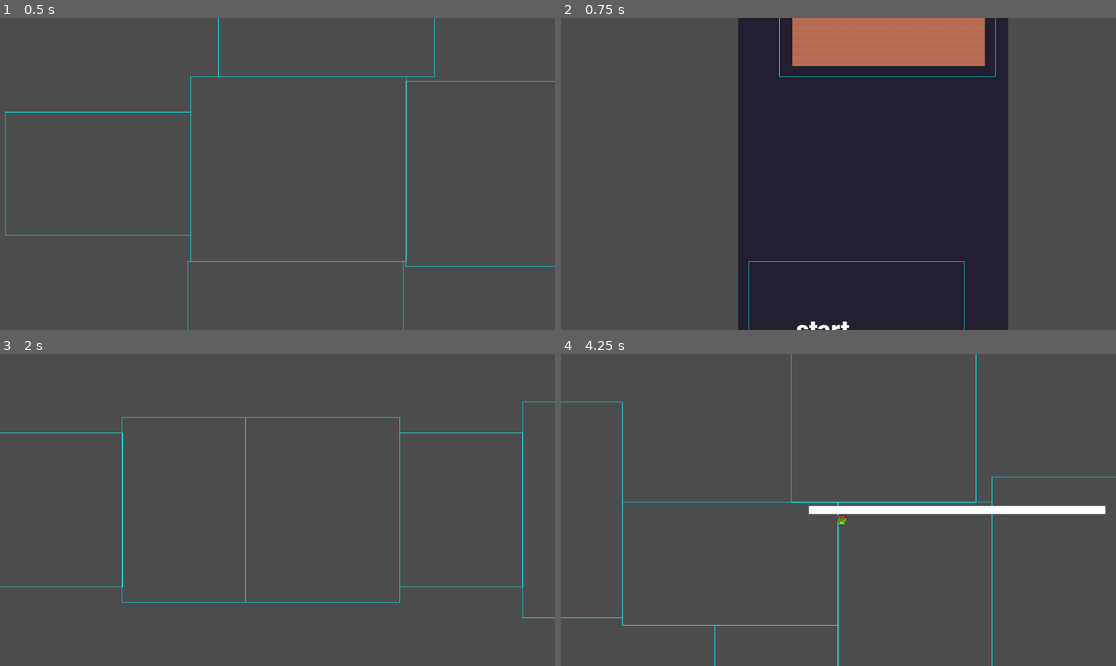
Above: before the commit, frames 1-4 (two rows, left to right).
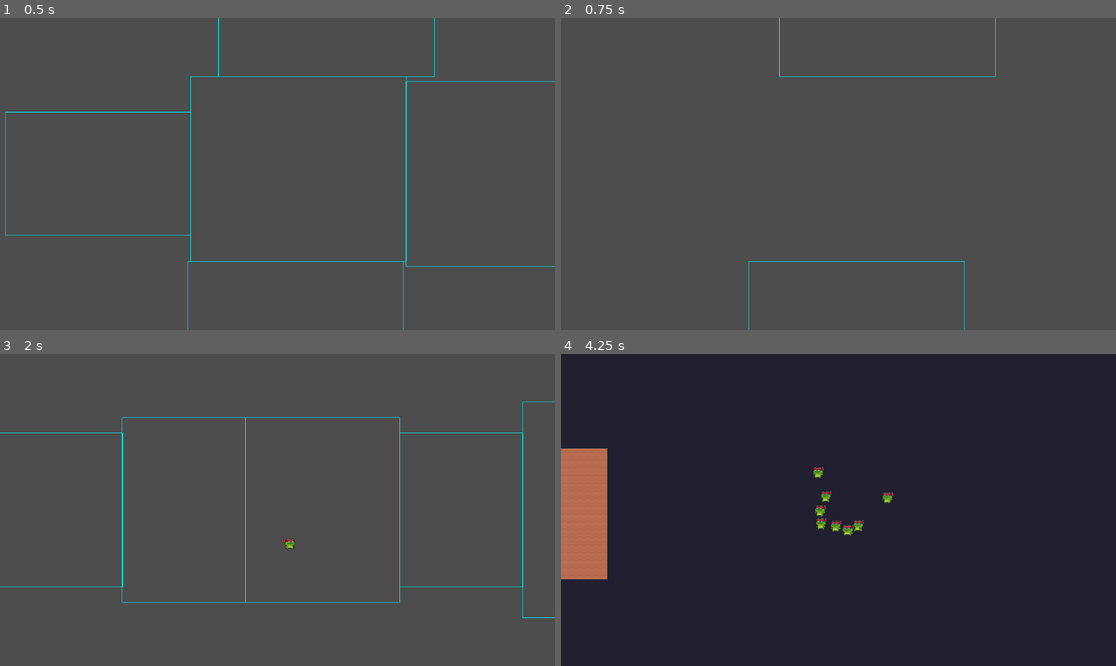
Above: after the commit, the same moments.

Repository: zamolnar/Spread-Game
Game: Godot game, scene res://scenesAndScripts/Dungeon.tscn
Two runs of this game, one before a commit and one after it. Both use one fixed random seed, a clock stepped at 60 frames per second and the inputs below.
Inputs:
- Up to frame 1 (0.5 s): no input
- Up to frame 2 (0.75 s): tap Enter at 0.5 s; hold D (Right) from 0.53 s (still down); hold Tab (ui_focus_next) from 0.53 s (still down)
- Up to frame 3 (2 s): tap Space (ui_select) at 0.77, 0.8, 1.07, 1.25, 1.35, 1.52, 1.82 s; release D (Right) at 1.28 s; release Tab (ui_focus_next) at 1.28 s; hold S (Down) from 1.28 s (still down); tap Tab (ui_focus_next) at 1.55 s
- Up to frame 4 (4.25 s): release S (Down) at 2.03 s; hold D (Right) 2.03-2.78 s; hold Tab (ui_focus_next) 2.03-2.78 s; tap Space (ui_select) at 2.3, 3.02, 3.32 s; hold W (Up) 2.78-3.53 s; tap Tab (ui_focus_next) at 2.85 s; hold A (Left) from 3.53 s (still down); hold Space (ui_select) from 3.53 s (still down); tap Escape (ui_cancel) at 4.15 s

Frame 1 is identical in both runs. In frame 2, 48% of the frame differs, in the area x 31-81%, y 0-100%; in frame 3, less than 0.1%; in frame 4, 100%, in the area x 0-100%, y 0-100%.
Error before the commit: Invalid call. Nonexistent function 'get_closest_point' in base 'Nil'. (res://scenesAndScripts/Dungeon.gd:183)
Error after the commit: Invalid access to property or key 'position' on a base object of type 'Nil'. (res://scenesAndScripts/Dungeon.gd:231)

Commit message:
modified dungeon start game procedure to automate clicks

Diff:
--- a/scenesAndScripts/Dungeon.gd
+++ b/scenesAndScripts/Dungeon.gd
@@ -29,6 +29,7 @@
 func _ready():
 	randomize()
 	create_rooms()
+
 
 #control flow for imaging
 func _draw():			#strictly for visualizing
@@ -63,35 +64,8 @@
 #current control flow for testing
 func _input(event):
 	if event.is_action_pressed('ui_select'):		#regenerate
-		if play_mode:
-			player.queue_free()
-			play_mode = false
-		for n in $Rooms.get_children():
-			n.queue_free()
-		Map.clear()
-		primPath = null
-		start_room = null
-		boss_room = null
-		await get_tree().create_timer(0.5).timeout
-		create_rooms()
-
-	if event.is_action_pressed('ui_focus_next'):
-		make_map()
-		#find start and boss rooms
-		find_start_room()
-		find_boss_room()
-
-#TESTING spawn enemies, needs work
-	if event.is_action_pressed('ui_cancel'):
-		player = Player.instantiate()
-		add_child(player)
-		player.position = start_room.position
-		Enemy1 = enemy1.instantiate()
-		add_child(Enemy1)
-		Enemy1.position = boss_room.position
-		play_mode = true
-		#Camera2D.align()
-		#Camera2D.zoom(1,1)
+		resetGame()
+
 
 #creates random floor layout, calls prims algo
 func create_rooms():
@@ -116,9 +90,18 @@
 			room_positions.append(Vector2(	#add to pos list for Prims
 				room.position.x, room.position.y)) #3d representation of 2d vector
 
-	await get_tree().create_timer(1).timeout	#pause for earthquake
+	await get_tree().create_timer(.5).timeout	#pause for earthquake
 	#generate a min spanning tree using Prim's algo
+
 	primPath = find_mst(room_positions)
+	await get_tree().create_timer(.5).timeout	#pause for path
+	make_map()
+		#find start and boss rooms
+	find_start_room()
+	find_boss_room()
+
+	await get_tree().create_timer(.2).timeout	#pause for ready
+	startGame()
 
 #Prim's Algo--------------a pain in my ass
 func find_mst(nodes):
@@ -240,3 +223,30 @@
 		if room.position.x > max_x:
 			boss_room = room
 			max_x = room.position.x
+
+#calls all algorithms for generating a level and initializing the game
+func startGame():
+	player = Player.instantiate()
+	add_child(player)
+	player.position = start_room.position
+	Enemy1 = enemy1.instantiate()
+	add_child(Enemy1)
+	Enemy1.position = boss_room.position
+	play_mode = true
+		#Camera2D.align()
+		#Camera2D.zoom(1,1)
+
+#clears all memory then calls start game
+func resetGame():
+	if play_mode:
+		player.queue_free()
+		Enemy1.queue_free()
+		play_mode = false
+	for n in $Rooms.get_children():
+		n.queue_free()
+	Map.clear()
+	primPath = null
+	start_room = null
+	boss_room = null
+	await get_tree().create_timer(0.5).timeout
+	create_rooms()
--- a/scenesAndScripts/Enemy1.tscn
+++ b/scenesAndScripts/Enemy1.tscn
@@ -112,7 +112,7 @@
 
 [node name="Enemy1" type="CharacterBody2D"]
 collision_layer = 2
-collision_mask = 4
+collision_mask = 6
 script = ExtResource("1_rdliy")
 
 [node name="AnimatedSprite2D" type="AnimatedSprite2D" parent="."]
@@ -131,7 +131,6 @@
 [node name="Enemy1Idle" type="Node" parent="Enemy1_FSM" node_paths=PackedStringArray("enemy1")]
 script = ExtResource("15_msf24")
 enemy1 = NodePath("../..")
-move_speed = null
 
 [node name="Enemy1Follow" type="Node" parent="Enemy1_FSM" node_paths=PackedStringArray("enemy")]
 script = ExtResource("26_iu8ih")
--- a/scenesAndScripts/States/Enemy1Idle.gd
+++ b/scenesAndScripts/States/Enemy1Idle.gd
@@ -2,7 +2,7 @@
 class_name Enemy1Idle
 @onready var animated_sprite_2d = $"../../AnimatedSprite2D"
 
-#state exports
+var player : CharacterBody2D
 @export var enemy1: CharacterBody2D
 @export var move_speed := 200
 
@@ -27,6 +27,9 @@
 	if enemy1:
 		enemy1.velocity = move_direction * move_speed
 
+	var direction = player.global_position - enemy1.global_position
+	if direction.length() < 50:
+		Transitioned.emit(self, "Enemy1Idle")
 
 #methods specific to idle
 func randomize_wander():
--- a/scenesAndScripts/States/State.gd
+++ b/scenesAndScripts/States/State.gd
@@ -12,57 +12,11 @@
 func Enter():
 	pass
 
-
 func Exit():
 	pass
-
 
 func State_Update(_delta: float):
 	pass
 
-
 func State_Physics_Update(_delta: float):
 	pass
-
-
-
-
-
-
-
-
-
-#--------------------------------------------------------------------------------------
-#@export var can_move : bool = true
-#@export var speed : float = 100.0
-	## default values, change for each state.gd
-#
-#var enemy : CharacterBody2D
-	## set within the FSM, this is the enemy physics node
-#var next_state : EnemyState = null
-	## change this within a state function to call this state's on_exit and the next state's on_enter
-#var playback : AnimationNodeStateMachinePlayback
-	## to handle animation playback
-#
-#func state_process(_delta):
-	#pass
-#
-#func state_input(event : InputEvent):
-	#pass
-	## more useful for player/meta states (pausing, menu navigation)
-	#
-#func on_enter():
-	#pass
-	## set animations, activate hitboxes
-	#
-#func on_exit():
-	#pass
-	## deactivate hitboxes
-#
-## Called when the node enters the scene tree for the first time.
-#func _ready():
-	#pass
-#
-## Called every frame. 'delta' is the elapsed time since the previous frame.
-#func _process(delta):
-	#pass
--- a/scenesAndScripts/player.tscn
+++ b/scenesAndScripts/player.tscn
@@ -183,7 +183,7 @@
 
 [node name="Player" type="CharacterBody2D"]
 collision_layer = 2
-collision_mask = 4
+collision_mask = 6
 script = ExtResource("1_0bo8m")
 
 [node name="AnimatedSprite2D" type="AnimatedSprite2D" parent="."]
